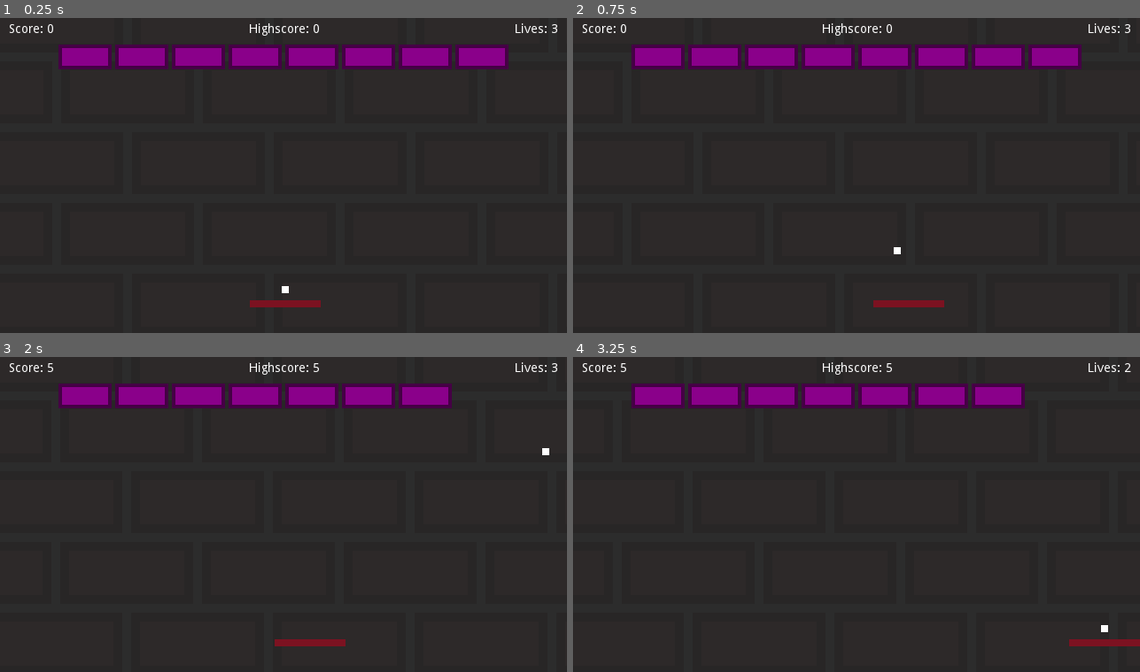
Above: before the commit, frames 1-4 (two rows, left to right).
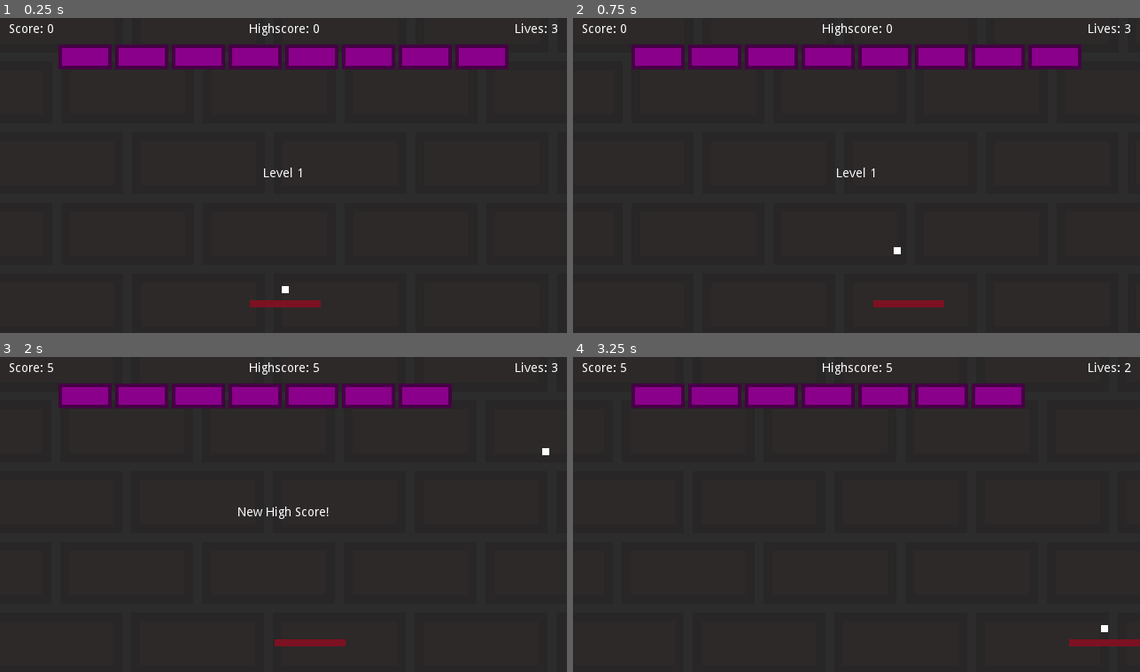
Above: after the commit, the same moments.

Repository: Boyquotes/godot-bricks
Game: Godot game, scene res://levels/World.tscn
The game is run twice, just before and just after one commit, with the same random seed, the same clock (stepped at 60 frames per second) and the same inputs.
Inputs:
- Up to frame 1 (0.25 s): no input
- Up to frame 2 (0.75 s): tap Enter (ui_accept) at 0.5 s; hold Right (ui_right) from 0.53 s (still down)
- Up to frame 3 (2 s): tap Enter (ui_accept) at 0.77, 1.52 s; release Right (ui_right) at 1.28 s; hold Left (ui_left) from 1.28 s (still down)
- Up to frame 4 (3.25 s): release Left (ui_left) at 2.03 s; hold Right (ui_right) from 2.03 s (still down); tap Enter (ui_accept) at 3.02 s

The runs differ from the first frame. In frame 1, less than 0.1% of the frame differs, in the area x 46-54%, y 47-51%; in frame 2, less than 0.1%; in frame 3, 0.2%, in the area x 42-58%, y 47-52%; in frame 4, nothing differs.

Commit message:
Showing messages when level starts
Also showing message when high score is beaten.

Close #10

Diff:
--- a/gui/HUD.gd
+++ b/gui/HUD.gd
@@ -25,6 +25,11 @@
   else:
     $MarginContainer/CentreButtons/VBoxContainer/Continue.show()
 
+func notify(_message):
+  $MarginContainer/CentreNotify/Notify.text = _message
+  $MarginContainer/CentreNotify.show()
+  $MarginContainer/CentreNotify/Timer.start()
+
 func _on_Button_pressed():
   emit_signal("restart")
 
@@ -34,3 +39,6 @@
 func _on_Continue_pressed():
   $MarginContainer/CentreButtons.hide()
   emit_signal("resume")
+
+func _on_Timer_timeout():
+  $MarginContainer/CentreNotify.hide()
--- a/gui/HUD.tscn
+++ b/gui/HUD.tscn
@@ -47,6 +47,7 @@
 
 [node name="CentreButtons" type="CenterContainer" parent="MarginContainer"]
 pause_mode = 2
+editor/display_folded = true
 visible = false
 margin_left = 10.0
 margin_top = 10.0
@@ -84,6 +85,23 @@
 margin_right = 99.0
 margin_bottom = 134.0
 text = "Quit Game"
+
+[node name="CentreNotify" type="CenterContainer" parent="MarginContainer"]
+visible = false
+margin_left = 10.0
+margin_top = 10.0
+margin_right = 630.0
+margin_bottom = 350.0
+
+[node name="Notify" type="Label" parent="MarginContainer/CentreNotify"]
+margin_left = 287.0
+margin_top = 163.0
+margin_right = 333.0
+margin_bottom = 177.0
+text = "Level 1"
+
+[node name="Timer" type="Timer" parent="MarginContainer/CentreNotify"]
 [connection signal="pressed" from="MarginContainer/CentreButtons/VBoxContainer/Continue" to="." method="_on_Continue_pressed"]
 [connection signal="pressed" from="MarginContainer/CentreButtons/VBoxContainer/Restart" to="." method="_on_Button_pressed"]
 [connection signal="pressed" from="MarginContainer/CentreButtons/VBoxContainer/Quit" to="." method="_on_Quit_pressed"]
+[connection signal="timeout" from="MarginContainer/CentreNotify/Timer" to="." method="_on_Timer_timeout"]
--- a/levels/World.gd
+++ b/levels/World.gd
@@ -43,7 +43,9 @@
   score = _value
   $HUD.update_score(score)
   if score > highscore:
-    new_highscore = true
+    if not new_highscore:
+      new_highscore = true
+      $HUD.notify("New High Score!")
     highscore = score
     $HUD.update_highscore(highscore)
 
@@ -86,6 +88,8 @@
         brick.connect("broke",self,"_on_Brick_broke")
         $Bricks.add_child(brick)
         num_bricks += 1
+
+  $HUD.notify("Level %s" % (current_level + 1))
 
 func next_level():
   $Ball.queue_free()
--- a/levels/World.tscn
+++ b/levels/World.tscn
@@ -9,8 +9,6 @@
 script = ExtResource( 1 )
 
 [node name="HUD" parent="." instance=ExtResource( 2 )]
-margin_right = 640.0
-margin_bottom = 368.0
 
 [node name="ParallaxBackground" type="ParallaxBackground" parent="."]
 offset = Vector2( 0, -32 )
